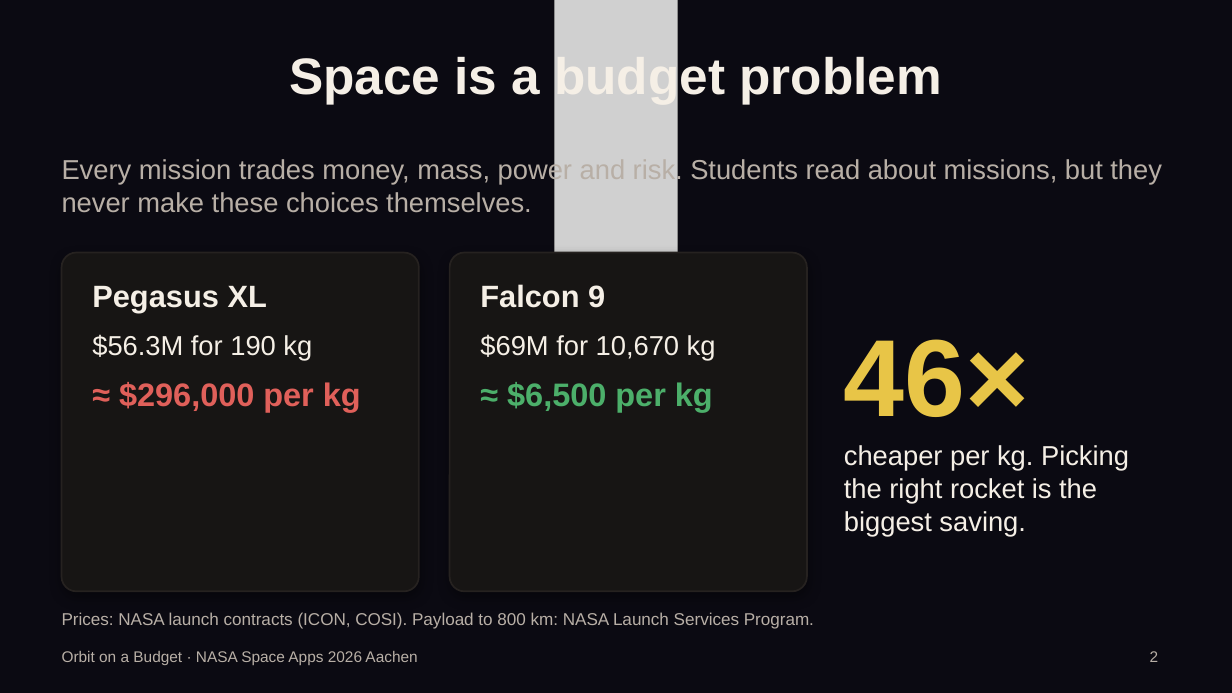
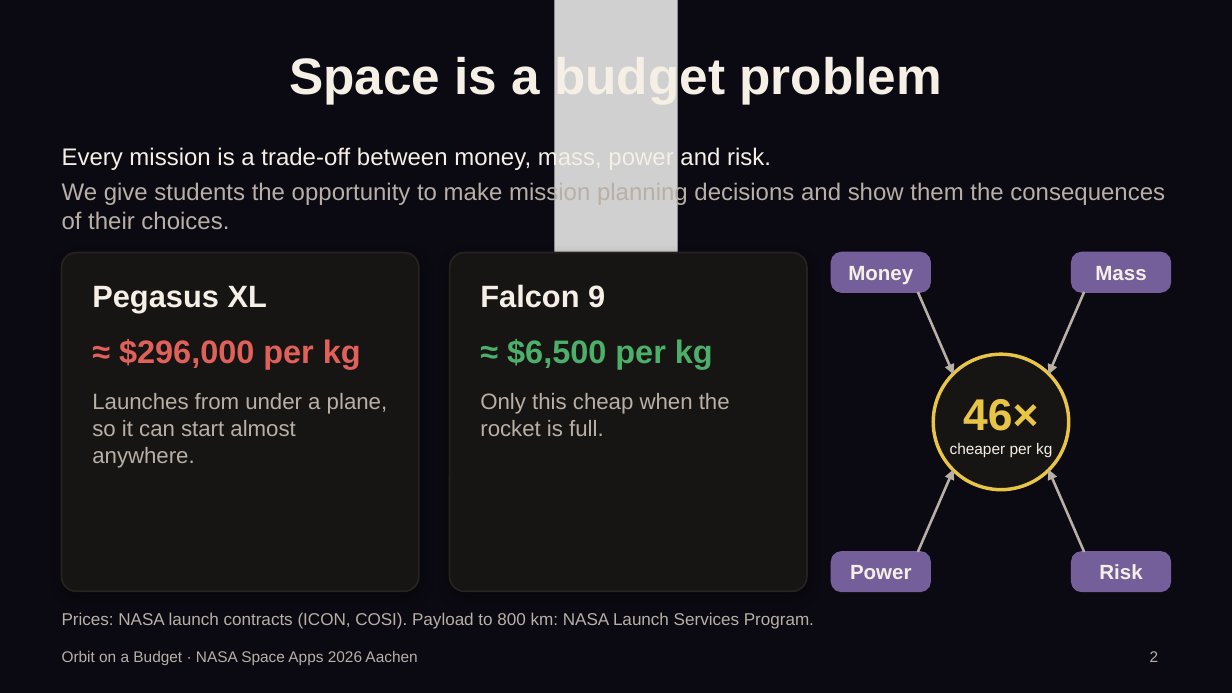
Before and after one commit to Falafel08/orbit-on-a-budget, a slide deck: slide 2 of docs/Orbit-on-a-Budget_Pitch_v1.pptx. Drawn at 1232x693 pixels with LibreOffice and Linux fonts; fonts in the diff are those of the drawing; grey boxes stand for pictures; background and template pictures are left out. Boxes give left, top, right and bottom in pixels: in the first picture for what was removed or moved away, otherwise in the second. Text is boxed around its words. In the diff, an @@ line names an element or a change of style, - is before the commit and + after.

```diff
--- a/docs/Orbit-on-a-Budget_Pitch_v1.pptx
+++ b/docs/Orbit-on-a-Budget_Pitch_v1.pptx
@@ text at [62, 146, 1165, 229]: text changed; size 16 to 14 pt @@
-Every mission trades money, mass, power and risk. Students read about missions, but they never make these choices themselves.
+Every mission is a trade-off between money, mass, power and risk.
+We give students the opportunity to make mission planning decisions and show them the consequences of their choices.
@@ rounded rectangle added at [832, 253, 930, 292], fill #745F9A, outline #745F9A 1 pt @@
@@ text added at [848, 266, 913, 284], 12 pt, text #F5EFE6, bold @@
+Money
@@ rounded rectangle added at [1072, 253, 1170, 292], fill #745F9A, outline #745F9A 1 pt @@
@@ text added at [1095, 266, 1146, 280], 12 pt, text #F5EFE6, bold @@
+Mass
@@ text at [92, 285, 361, 369]: more space between paragraphs @@
@@ text at [480, 284, 713, 369]: more space between paragraphs @@
@@ arrow added from (918, 292) to (954, 375), #B8AFA6 1.5 pt @@
@@ arrow added from (1084, 292) to (1048, 375), #B8AFA6 1.5 pt @@
@@ text at [92, 334, 312, 360]: paragraph removed @@
-$56.3M for 190 kg
@@ text at [480, 334, 716, 360]: paragraph removed @@
-$69M for 10,670 kg
@@ text "46×": place and size @@
-text "46×" at [844, 339, 1129, 537]
+text "46×" at [950, 399, 1052, 458]
@@ ellipse added at [934, 355, 1069, 490], fill #171514, outline #E8C547 2 pt @@
@@ text at [92, 393, 387, 468]: paragraph added @@
+Launches from under a plane, so it can start almost anywhere.
@@ text at [480, 393, 730, 436]: paragraph added @@
+Only this cheap when the rocket is full.
@@ text at [963, 399, 1038, 431]: size 64 to 26 pt in "46×"; alignment left to centre @@
@@ text at [950, 443, 1052, 458]: text changed; size 16 to 9 pt @@
-cheaper per kg. Picking the right rocket is the biggest saving.
+cheaper per kg
@@ arrow added from (918, 552) to (954, 469), #B8AFA6 1.5 pt @@
@@ arrow added from (1084, 552) to (1048, 469), #B8AFA6 1.5 pt @@
@@ rounded rectangle added at [832, 552, 930, 591], fill #745F9A, outline #745F9A 1 pt @@
@@ text added at [850, 565, 912, 579], 12 pt, text #F5EFE6, bold @@
+Power
@@ rounded rectangle added at [1072, 552, 1170, 591], fill #745F9A, outline #745F9A 1 pt @@
@@ text added at [1099, 564, 1142, 579], 12 pt, text #F5EFE6, bold @@
+Risk
```
Also in this commit, not shown: 2 other slides changed, 2 other files.
